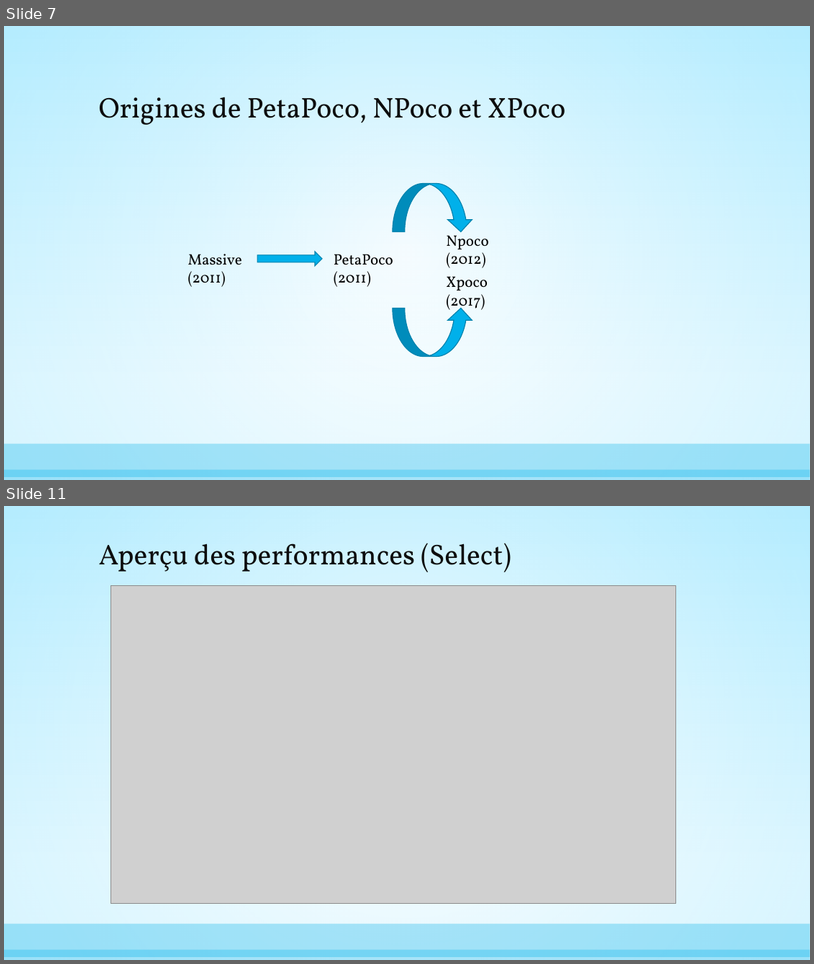
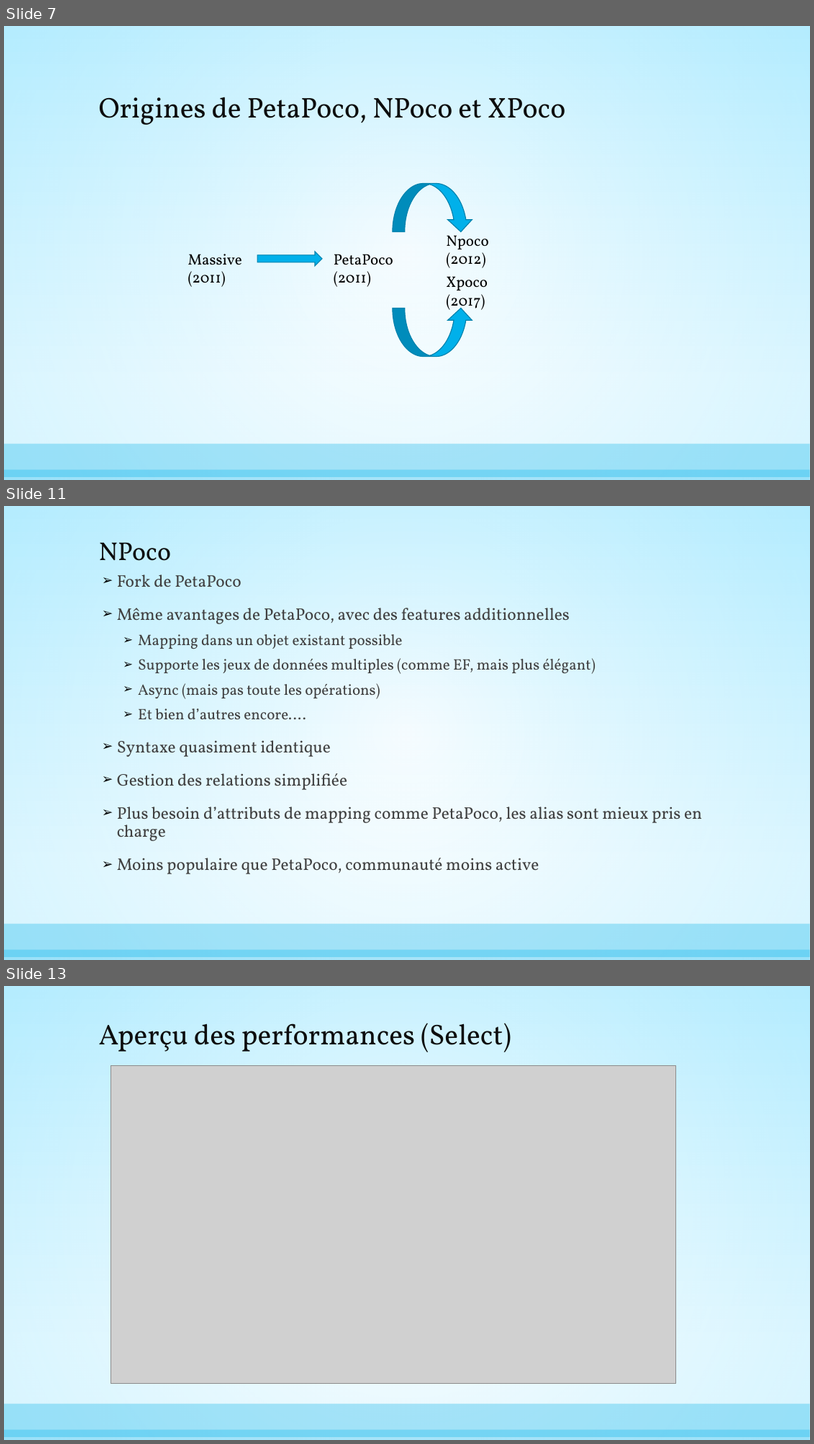
Before and after one commit to AnthonyGiretti/MicroOrmDemo.net, a slide deck: Items/Les Micro Orm, alternatives à Entity Framework.pptx. Shown one above the other, each under a label of ours: slides 7 and 11 before the commit, slides 7, 11 and 13 after it; the slides between them are not shown. The pictures are 814x964 and 814x1444 pixels, drawn with LibreOffice and Linux fonts; fonts in the diff are those of the drawing; grey boxes stand for pictures. Boxes give left, top, right and bottom in pixels: in the first picture for what was removed or moved away, otherwise in the second. Text is boxed around its words. In the diff, an @@ line names an element or a change of style, - is before the commit and + after.

```diff
--- a/Items/Les Micro Orm, alternatives à Entity Framework.pptx
+++ b/Items/Les Micro Orm, alternatives à Entity Framework.pptx
@@ slide 11 added at (4,506,810,960), background gradient #C8F1FF to #FFFFFF; not listed: 3 template elements that a slide beside it also shows @@
@@ title added at (99,542,171,561), 30.6 pt, text #0D0D0D @@
+NPoco
@@ text added at (117,574,702,874), 20 pt, text #404040 @@
+➢ Fork de PetaPoco
+➢ Même avantages de PetaPoco, avec des features additionnelles
+  ➢ Mapping dans un objet existant possible
+  ➢ Supporte les jeux de données multiples (comme EF, mais plus élégant)
+  ➢ Async (mais pas toute les opérations)
+  ➢ Et bien d’autres encore….
+➢ Syntaxe quasiment identique
+➢ Gestion des relations simplifiée
+➢ Plus besoin d’attributs de mapping comme PetaPoco, les alias sont mieux pris en charge
+➢ Moins populaire que PetaPoco, communauté moins active
@@ what was slide 11 is now slide 13 @@
```
Also in this commit, not shown: 3 slides changed, 1 other slide added.
